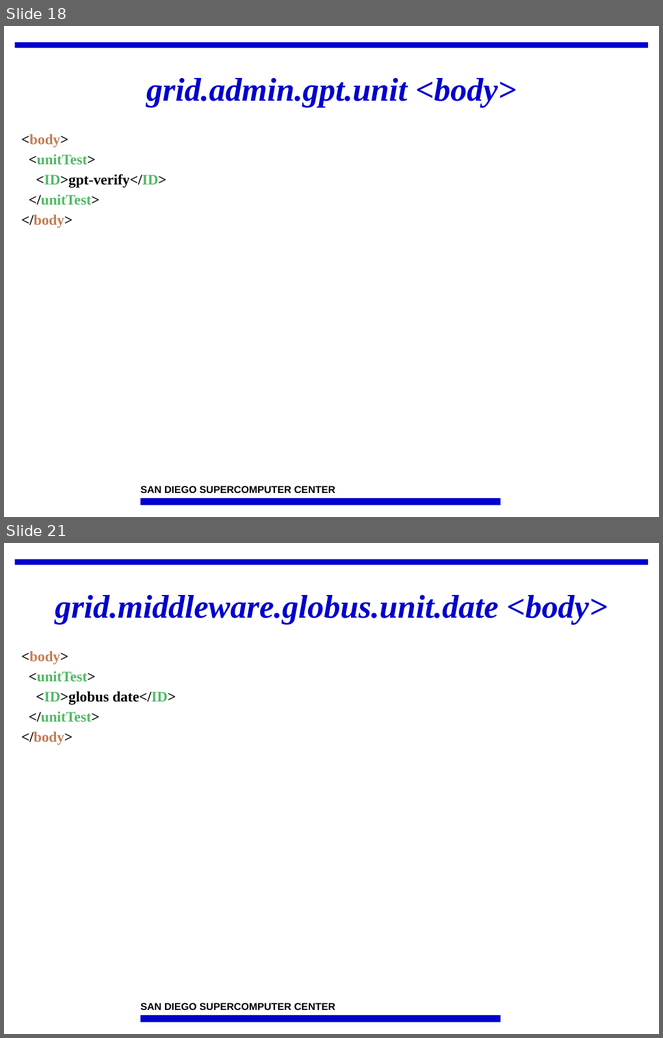
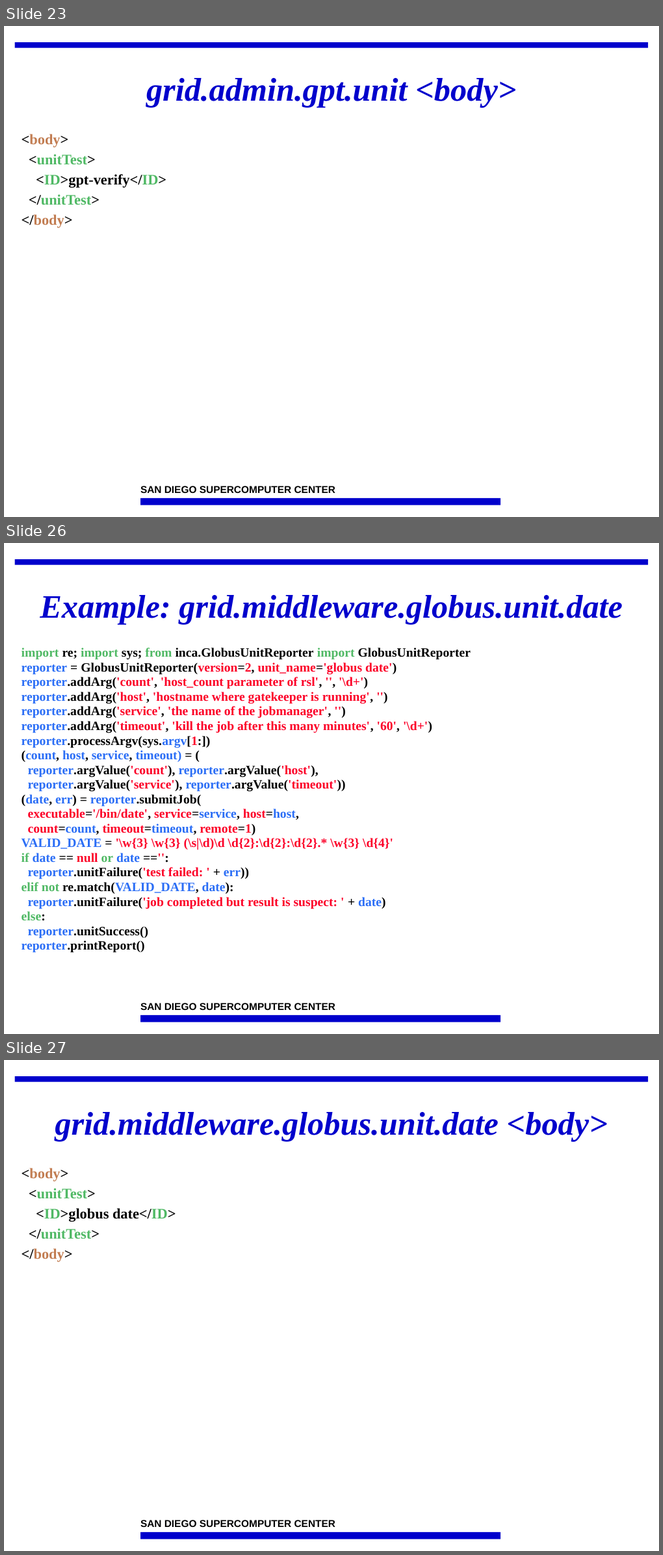
Before and after one commit to IncaProject/inca-xsede, a slide deck: talks/2008workshop/incaReporters.ppt. Shown one above the other, each under a label of ours: slides 18 and 21 before the commit, slides 23, 26 and 27 after it; the slides between them are not shown. The pictures are 663x1038 and 663x1555 pixels, drawn with LibreOffice and Linux fonts; fonts in the diff are those of the drawing; background and template pictures are left out. Boxes give left, top, right and bottom in pixels: in the first picture for what was removed or moved away, otherwise in the second. Text is boxed around its words. In the diff, an @@ line names an element or a change of style, - is before the commit and + after.

```diff
--- a/talks/2008workshop/incaReporters.ppt
+++ b/talks/2008workshop/incaReporters.ppt
@@ slide 26 added at [4,543,659,1034], background #FFFFFF; not listed: 3 template elements that a slide beside it also shows @@
@@ title added at [40,595,623,625], 36 pt, text #0000CC, bold, italic @@
+Example: grid.middleware.globus.unit.date
@@ text added at [22,648,471,953], 14 pt, text #FC0128, bold @@
+import re; import sys; from inca.GlobusUnitReporter import GlobusUnitReporter
+reporter = GlobusUnitReporter(version=2, unit_name='globus date')
+reporter.addArg('count', 'host_count parameter of rsl', '', '\d+')
+reporter.addArg('host', 'hostname where gatekeeper is running', '')
+reporter.addArg('service', 'the name of the jobmanager', '')
+reporter.addArg('timeout', 'kill the job after this many minutes', '60', '\d+')
+reporter.processArgv(sys.argv[1:])
+(count, host, service, timeout) = (
+reporter.argValue('count'), reporter.argValue('host'),
+reporter.argValue('service'), reporter.argValue('timeout'))
+(date, err) = reporter.submitJob(
+executable='/bin/date', service=service, host=host,
+count=count, timeout=timeout, remote=1)
+VALID_DATE = '\w{3} \w{3} (\s|\d)\d \d{2}:\d{2}:\d{2}.* \w{3} \d{4}'
+if date == null or date =='':
+reporter.unitFailure('test failed: ' + err))
+elif not re.match(VALID_DATE, date):
+reporter.unitFailure('job completed but result is suspect: ' + date)
+else:
+reporter.unitSuccess()
+reporter.printReport()
@@ what was slide 18 is now slide 23 @@
@@ what was slide 21 is now slide 27 @@
```
Also in this commit, not shown: 14 slides changed, 6 other slides added.
